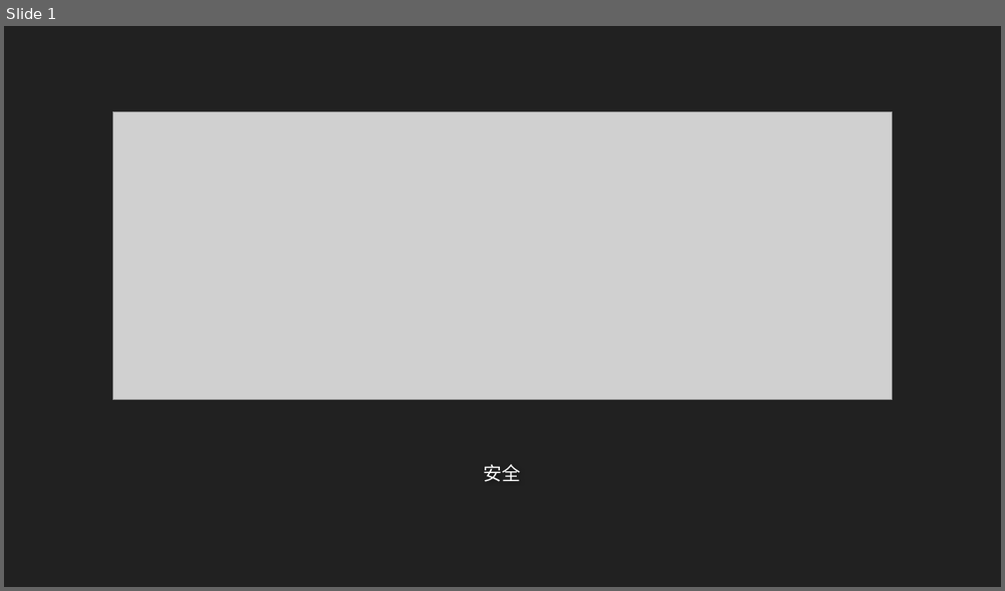
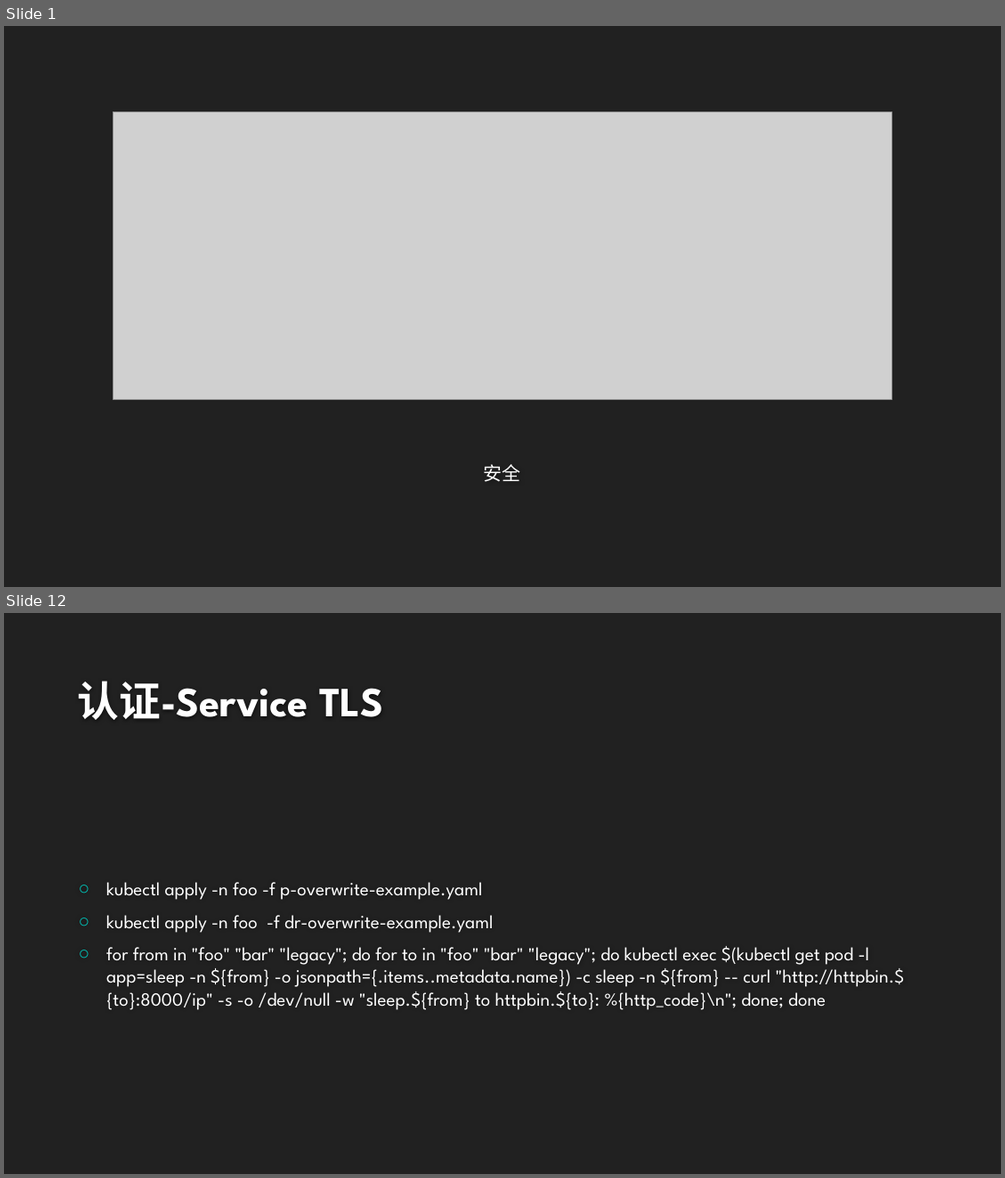
Before and after one commit to airuitian/CloudNative, a slide deck: servicemesh/mesh005.pptx. Shown one above the other, each under a label of ours: slide 1 before the commit, slides 1 and 12 after it; the slides between them are not shown. The pictures are 1005x591 and 1005x1178 pixels, drawn with LibreOffice and Linux fonts; fonts in the diff are those of the drawing; grey boxes stand for pictures; background and template pictures are left out. Boxes give left, top, right and bottom in pixels: in the first picture for what was removed or moved away, otherwise in the second. Text is boxed around its words. In the diff, an @@ line names an element or a change of style, - is before the commit and + after.

```diff
--- a/servicemesh/mesh005.pptx
+++ b/servicemesh/mesh005.pptx
@@ slide 12 added at (4,613,1001,1174), background #212121 @@
@@ title added at (78,681,384,720), 40 pt, text #FEFEFE, bold @@
+认证-Service TLS
@@ text added at (106,882,905,1010), 18 pt, text #FFFFFF @@
+○ kubectl apply -n foo -f p-overwrite-example.yaml
+○ kubectl apply -n foo -f dr-overwrite-example.yaml
+○ for from in "foo" "bar" "legacy"; do for to in "foo" "bar" "legacy"; do kubectl exec $(kubectl get pod -l app=sleep -n ${from} -o jsonpath={.items..metadata.name}) -c sleep -n ${from} -- curl "http://httpbin.${to}:8000/ip" -s -o /dev/null -w "sleep.${from} to httpbin.${to}: %{http_code}\n"; done; done
```
Also in this commit, not shown: 23 other slides added, 24 other files.
